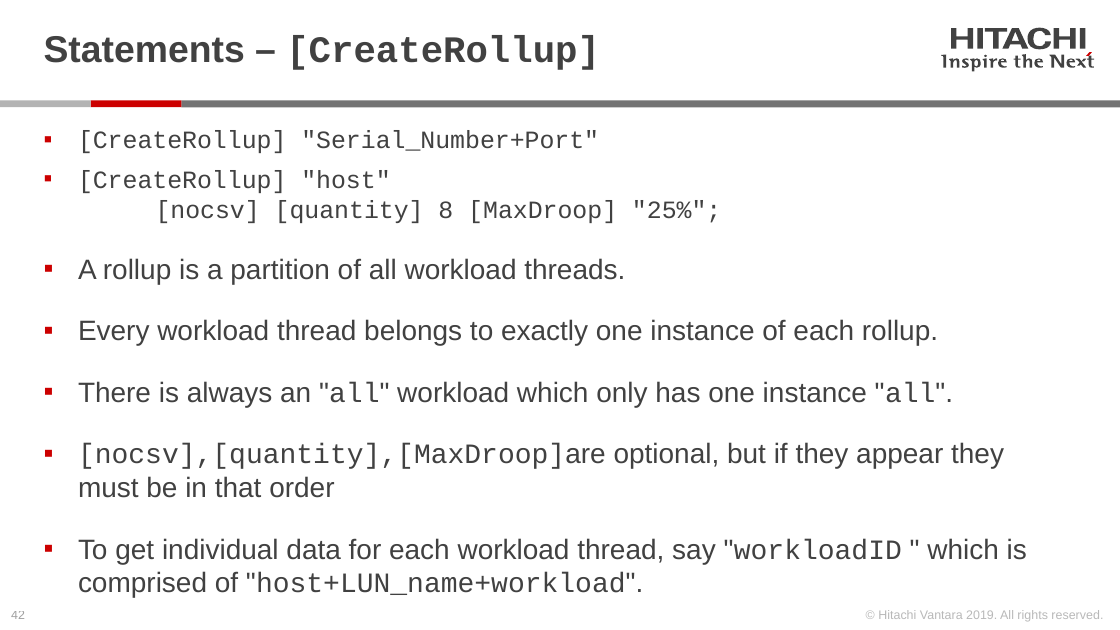
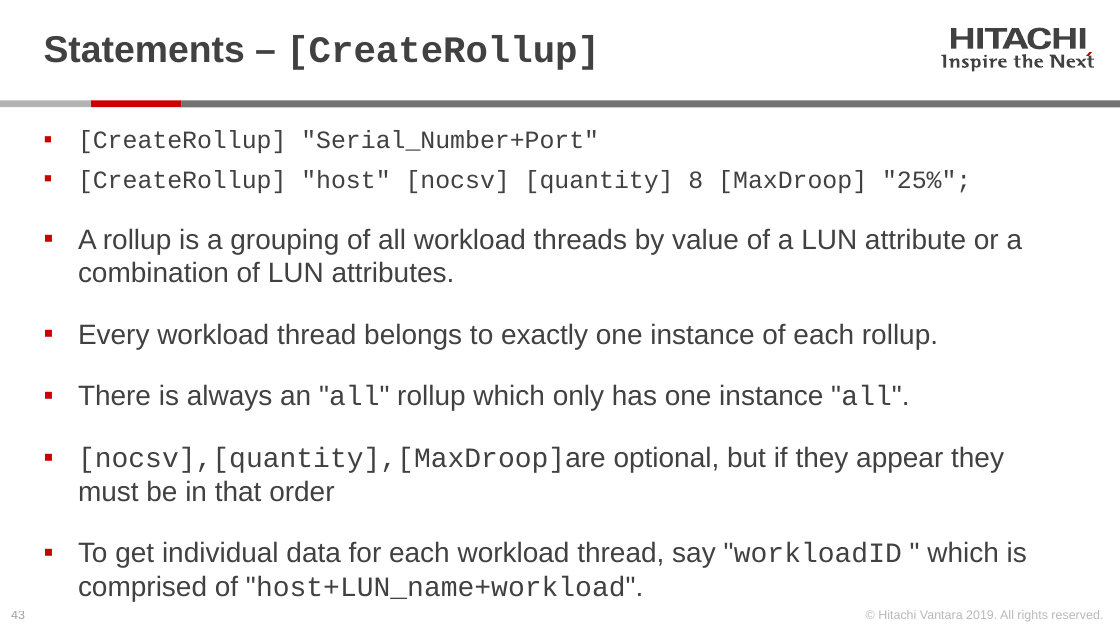
Before and after one commit to Hitachi-Data-Systems/ivy, a slide deck: slide 43 of doc/Programming the ivy engine.pptx (slide 42 before the commit). Drawn at 1120x630 pixels with LibreOffice and Linux fonts; fonts in the diff are those of the drawing. Boxes give left, top, right and bottom in pixels: in the first picture for what was removed or moved away, otherwise in the second. Text is boxed around its words. In the diff, an @@ line names an element or a change of style, - is before the commit and + after.

Commit message:
version 3.20.00
- changed VolumeCoverageFractionStart to RangeStart, etc.
- added dedupe_method workload parameter.  Supports "serpentine" and "target_spread" with stub for future "constant_ratio"
- Fixed test host CPU % busy, which previously was dividing the CPU busy by the number of measurement subintervals
- Added "active" core count and % busy.  These are the cores (actually hyperthreads) that are driving I/O.
- Removed -hyperthread command line option, which is now the default, and added -one_thread_per_core.

```diff
--- a/doc/Programming the ivy engine.pptx
+++ b/doc/Programming the ivy engine.pptx
@@ text at (x1=78, y1=228, x2=1023, y2=283): text changed @@
-▪ A rollup is a partition of all workload threads.
+▪ A rollup is a grouping of all workload threads by value of a LUN attribute or a combination of LUN attributes.
@@ text at (x1=78, y1=384, x2=909, y2=411): text changed @@
-▪ There is always an "all" workload which only has one instance "all".
+▪ There is always an "all" rollup which only has one instance "all".
```
Also in this commit, not shown: 27 other slides changed, 2 slides added, 24 other files.
